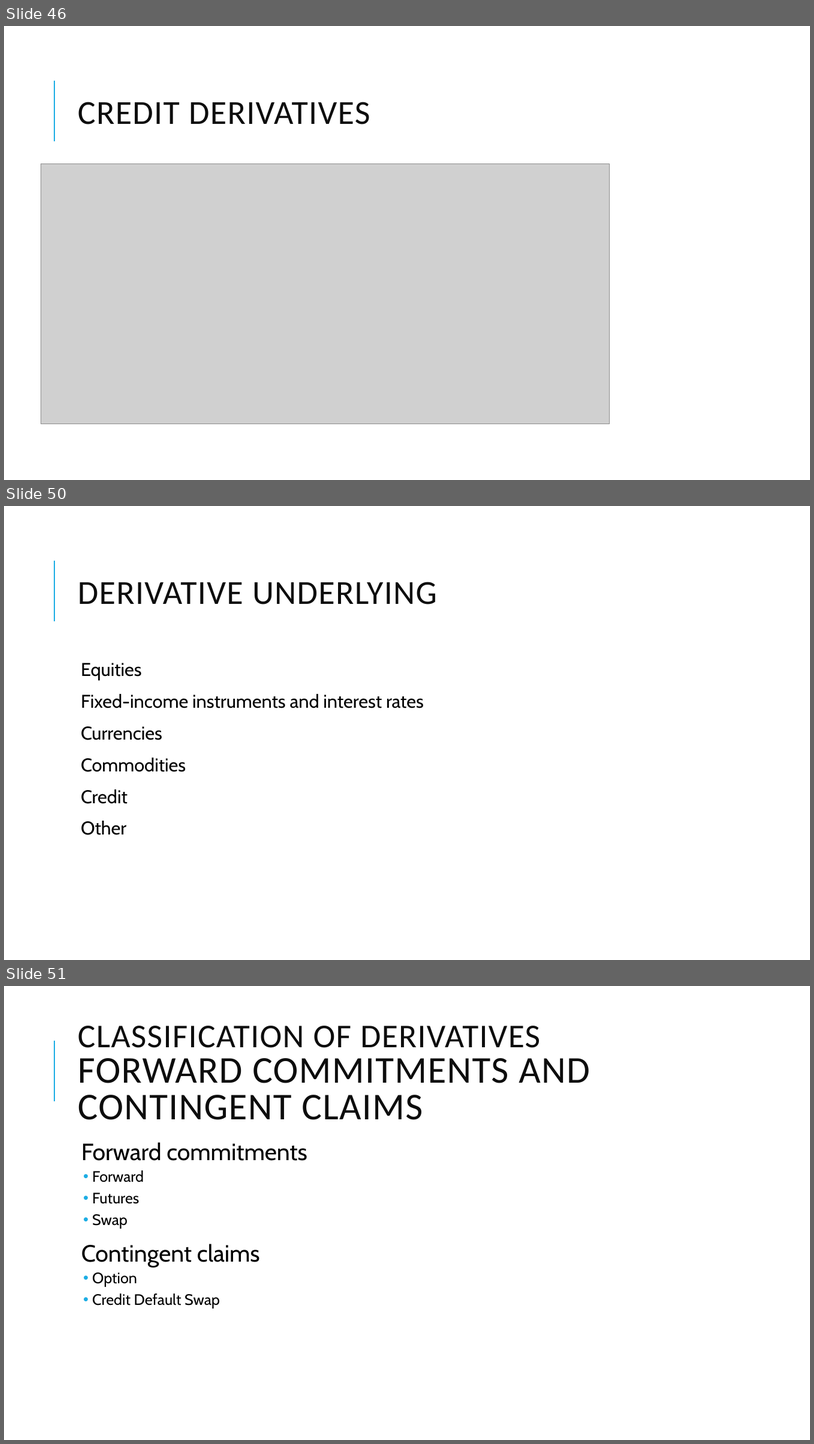
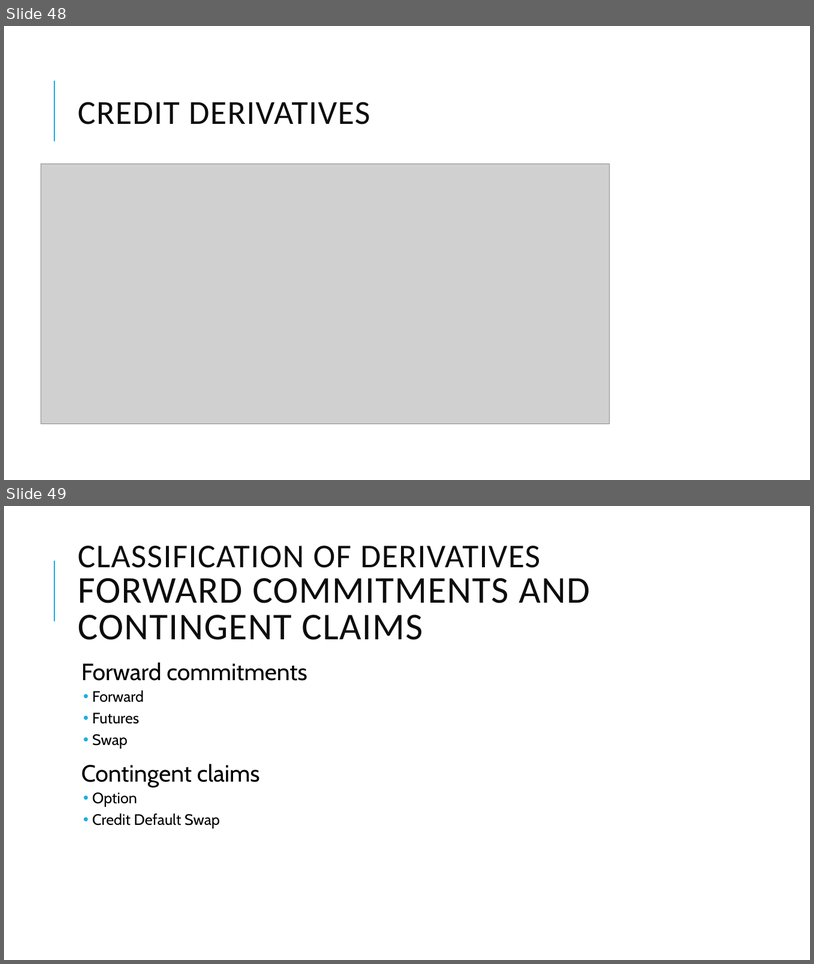
Before and after one commit to Isco0530/data, a slide deck: Derivatives.pptx. Shown one above the other, each under a label of ours: slides 46, 50 and 51 before the commit, slides 48 and 49 after it; the slides between them are not shown. The pictures are 814x1444 and 814x964 pixels, drawn with LibreOffice and Linux fonts; fonts in the diff are those of the drawing; grey boxes stand for pictures. Boxes give left, top, right and bottom in pixels: in the first picture for what was removed or moved away, otherwise in the second. Text is boxed around its words. In the diff, an @@ line names an element or a change of style, - is before the commit and + after.

```diff
--- a/Derivatives.pptx
+++ b/Derivatives.pptx
@@ slide 50 removed at (4, 506, 810, 960), background #FFFFFF; not listed: 1 template element that a slide beside it also shows @@
@@ title removed at (78, 582, 437, 604) @@
-DERIVATIVE UNDERLYING
@@ text removed at (81, 663, 424, 835) @@
-  Equities
-  Fixed-income instruments and interest rates
-  Currencies
-  Commodities
-  Credit
-  Other
@@ what was slide 46 is now slide 48 @@
@@ what was slide 51 is now slide 49 @@
```
Also in this commit, not shown: 10 slides changed, 5 slides added, 6 other slides removed.
